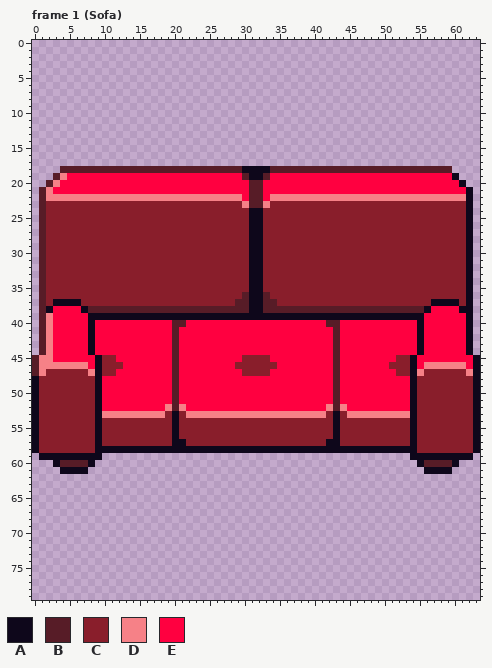
Pixel-art file, stored at Assets/Objects/Couches/Couch.ase. Above is the file before it was changed.
64x80 pixels, 6 frames. Shown: frame 1 (Sofa). The commit also changed other frames, which this record leaves out.
Palette (. is transparent): A #0e071b  B #571c27  C #891e2b  D #f68187  E #ff0040
The same view after the edit:
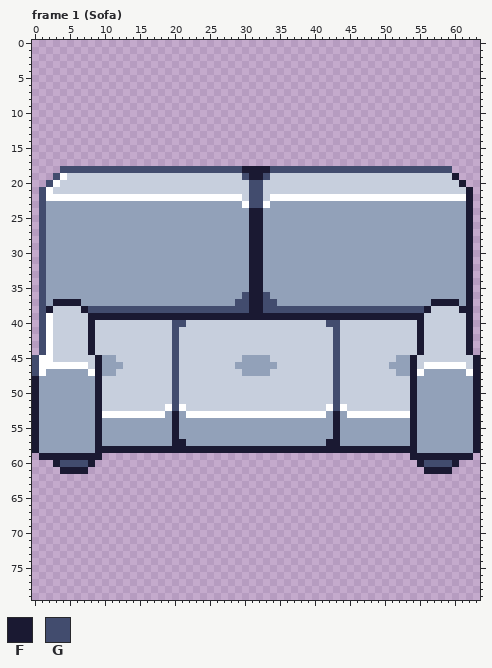
Colours new in this view: F #1a1932  G #424c6e
Difference:
colour C: #891e2b -> #92a1b9
colour D: #f68187 -> #ffffff
colour E: #ff0040 -> #c7cfdd
Frame 1 (Sofa):
y 18: x 4..59 BBBBBBBBBBBBBBBBBBBBBBBBBBAAAABBBBBBBBBBBBBBBBBBBBBBBBBB -> GGGGGGGGGGGGGGGGGGGGGGGGGGFFFFGGGGGGGGGGGGGGGGGGGGGGGGGG
y 19: x 3 B -> G; x 30..33 BAAB -> GFFG; x 60 A -> F
y 20: x 2 B -> G; x 31..32 BB -> GG; x 61 A -> F
y 21..23: x 1 B -> G; x 31..32 BB -> GG; x 62 A -> F
y 24..35: x 1 B -> G; x 31..32 AA -> FF; x 62 A -> F
y 36: x 1 B -> G; x 30..33 BAAB -> GFFG; x 62 A -> F
y 37: x 1 B -> G; x 3..6 AAAA -> FFFF; x 29..34 BBAABB -> GGFFGG; x 57..60 AAAA -> FFFF; x 62 A -> F
y 38: x 1..2 BA -> GF; x 7..56 ABBBBBBBBBBBBBBBBBBBBBBBAABBBBBBBBBBBBBBBBBBBBBBBA -> FGGGGGGGGGGGGGGGGGGGGGGGFFGGGGGGGGGGGGGGGGGGGGGGGF; x 61..62 AA -> FF
y 39: x 1 B -> G; x 8..55 AAAAAAAAAAAAAAAAAAAAAAAAAAAAAAAAAAAAAAAAAAAAAAAA -> FFFFFFFFFFFFFFFFFFFFFFFFFFFFFFFFFFFFFFFFFFFFFFFF; x 62 A -> F
y 40: x 1 B -> G; x 8 A -> F; x 20..21 BB -> GG; x 42..43 BB -> GG; x 55 A -> F; x 62 A -> F
y 41..44: x 1 B -> G; x 8 A -> F; x 20 B -> G; x 43 B -> G; x 55 A -> F; x 62 A -> F
y 45..47: x 0 B -> G; x 9 A -> F; x 20 B -> G; x 43 B -> G; x 54 A -> F; x 63 A -> F
y 48..52: x 0 A -> F; x 9 A -> F; x 20 B -> G; x 43 B -> G; x 54 A -> F; x 63 A -> F
y 53..56: x 0 A -> F; x 9 A -> F; x 20 A -> F; x 43 A -> F; x 54 A -> F; x 63 A -> F
y 57: x 0 A -> F; x 9 A -> F; x 20..21 AA -> FF; x 42..43 AA -> FF; x 54 A -> F; x 63 A -> F
y 58: x 0 A -> F; x 9..54 AAAAAAAAAAAAAAAAAAAAAAAAAAAAAAAAAAAAAAAAAAAAAA -> FFFFFFFFFFFFFFFFFFFFFFFFFFFFFFFFFFFFFFFFFFFFFF; x 63 A -> F
y 59: x 1..9 AAAAAAAAA -> FFFFFFFFF; x 54..62 AAAAAAAAA -> FFFFFFFFF
y 60: x 3..8 ABBBBA -> FGGGGF; x 55..60 ABBBBA -> FGGGGF
y 61: x 4..7 AAAA -> FFFF; x 56..59 AAAA -> FFFF
Where, in picture pixels (left, top, right, bottom), the same in both pictures:
changed: (32, 166, 480, 474)
